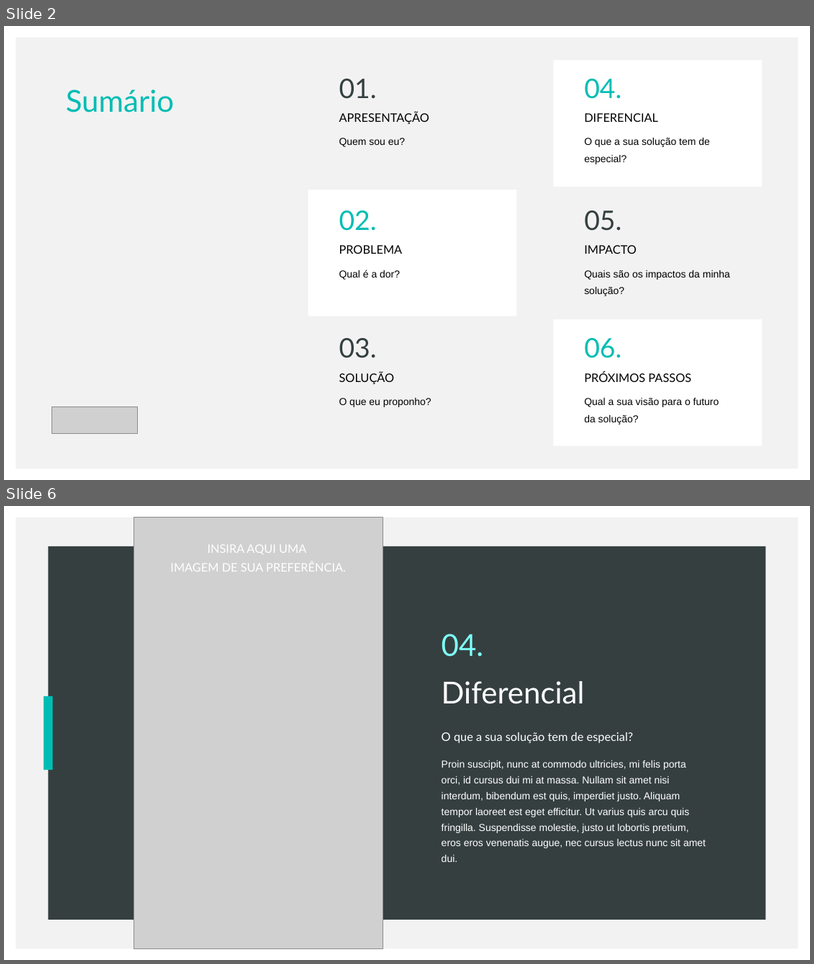
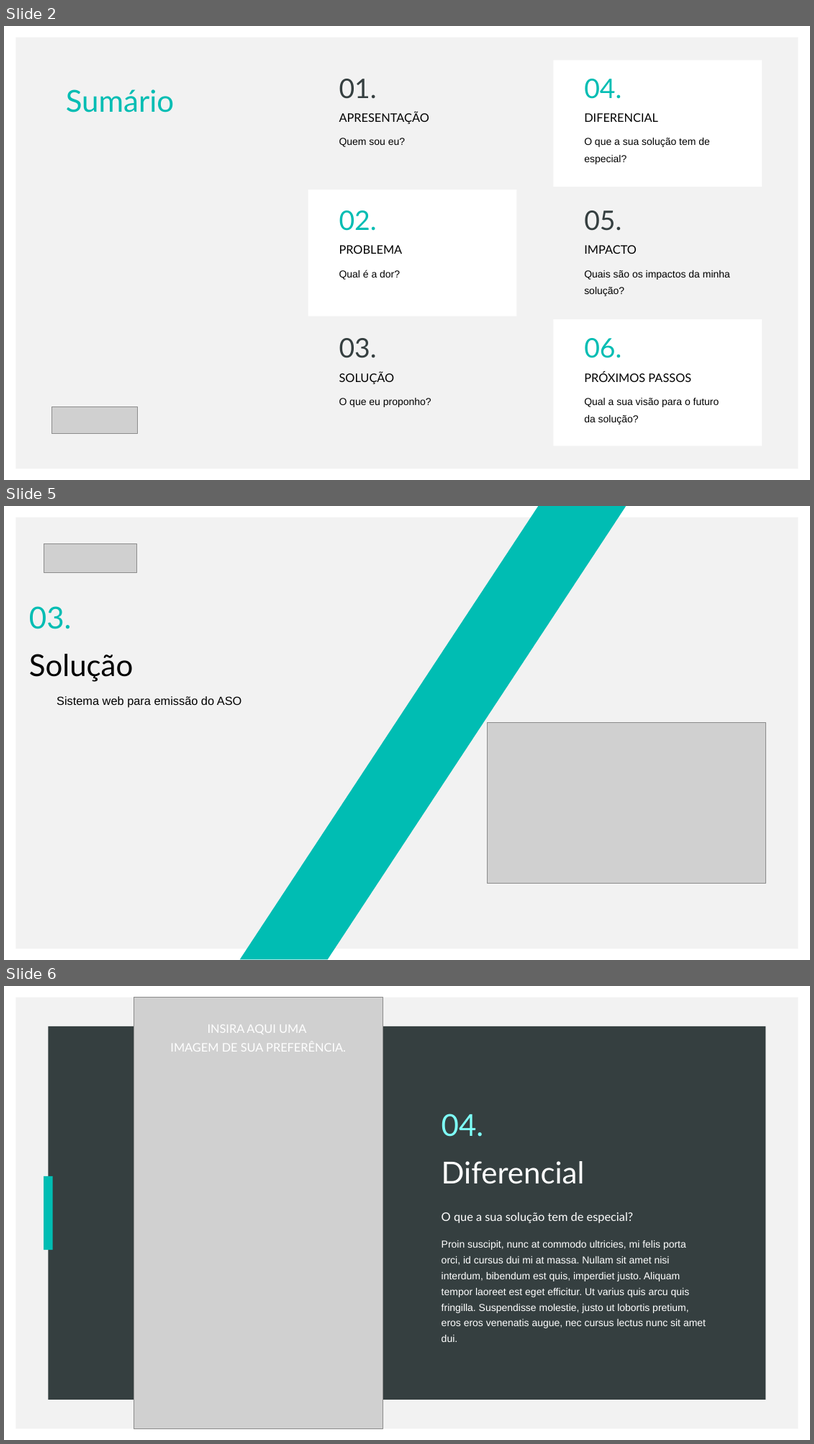
Before and after one commit to saduts/webaso, a slide deck: document/Template - Pitch.pptx. Shown one above the other, each under a label of ours: slides 2 and 6 before the commit, slides 2, 5 and 6 after it; the slides between them are not shown. The pictures are 814x964 and 814x1444 pixels, drawn with LibreOffice and Linux fonts; fonts in the diff are those of the drawing; grey boxes stand for pictures. Boxes give left, top, right and bottom in pixels: in the first picture for what was removed or moved away, otherwise in the second. Text is boxed around its words. In the diff, an @@ line names an element or a change of style, - is before the commit and + after.

```diff
--- a/document/Template - Pitch.pptx
+++ b/document/Template - Pitch.pptx
@@ slide 5 added at (4, 506, 810, 960), background #FFFFFF; not listed: 1 template element that a slide beside it also shows @@
@@ parallelogram added at (240, 506, 627, 959), fill #00BDB3 @@
@@ picture added at (44, 544, 136, 573) @@
@@ text added at (29, 606, 133, 682), 36 pt, text #000000 @@
+03.
+Solução
@@ text added at (57, 696, 242, 708), 14 pt, text #000000 @@
+Sistema web para emissão do ASO
@@ picture added at (487, 722, 766, 883) @@
```
Also in this commit, not shown: 1 slide changed, 2 other slides added, 3 slides removed, 1 other file.
